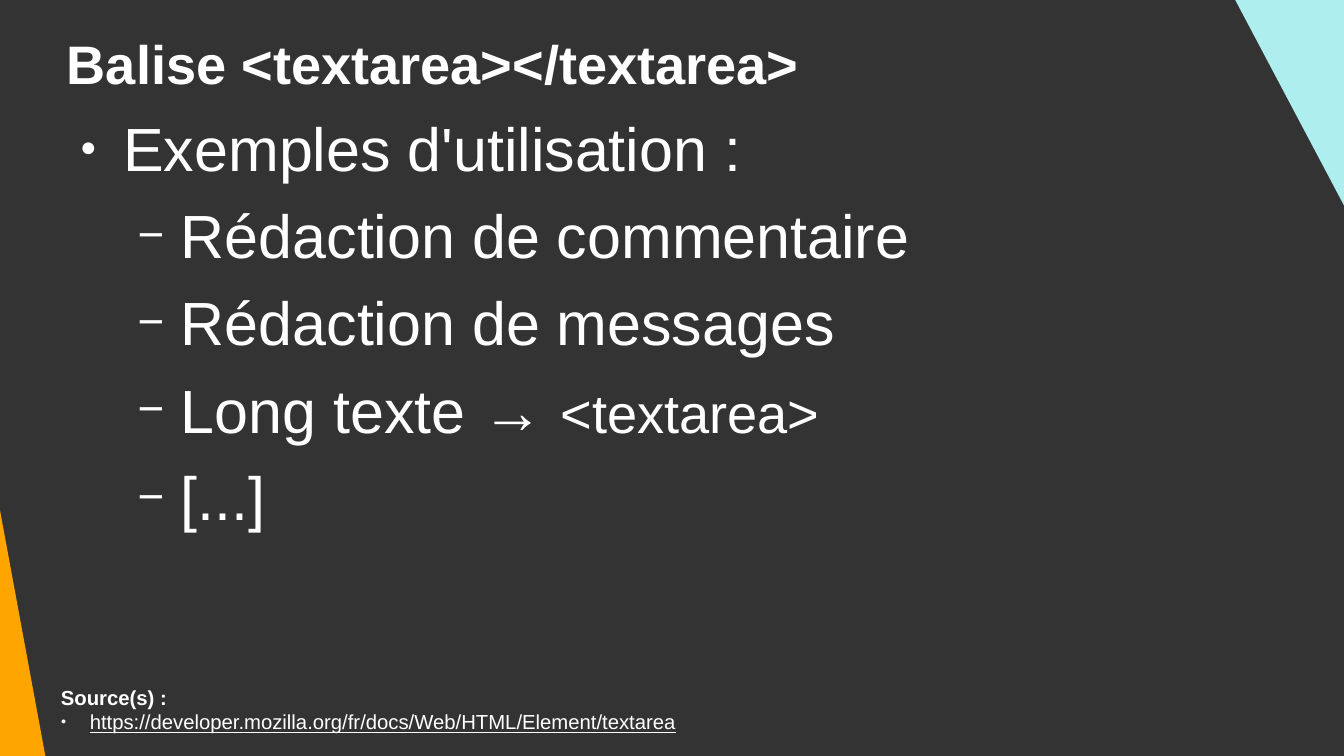
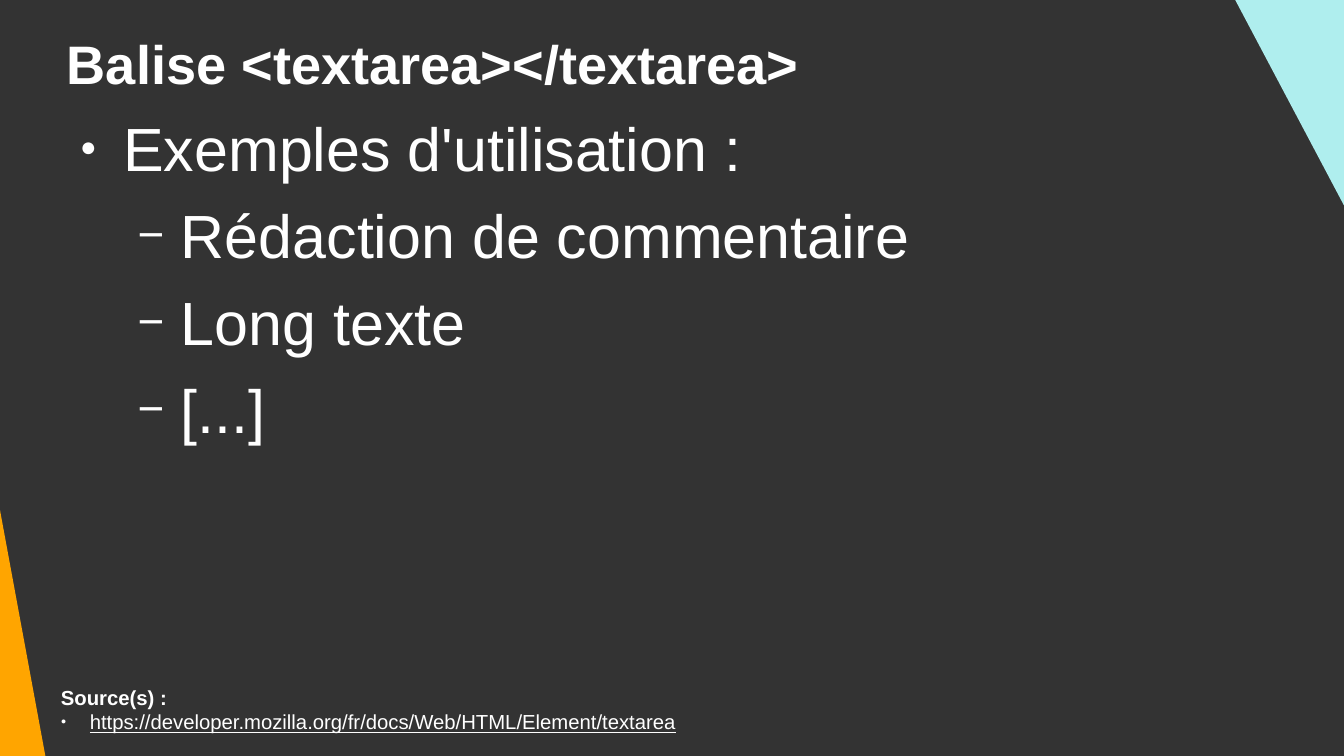
Before and after one commit to DanYellow/cours, a slide deck: slide 46 of integration-web-s1/travaux-pratiques/numero-2/presentation.odp (slide 45 before the commit). Drawn at 1344x756 pixels with LibreOffice and Linux fonts; fonts in the diff are those of the drawing. Boxes give left, top, right and bottom in pixels: in the first picture for what was removed or moved away, otherwise in the second. Text is boxed around its words. In the diff, an @@ line names an element or a change of style, - is before the commit and + after.

```diff
--- a/integration-web-s1/travaux-pratiques/numero-2/presentation.odp
+++ b/integration-web-s1/travaux-pratiques/numero-2/presentation.odp
@@ text at [181,303,465,357]: text changed @@
-  − Rédaction de messages
-  − Long texte → <textarea>
+  − Long texte
```
Also in this commit, not shown: 4 other slides changed, 1 slide added, 4 other files.
